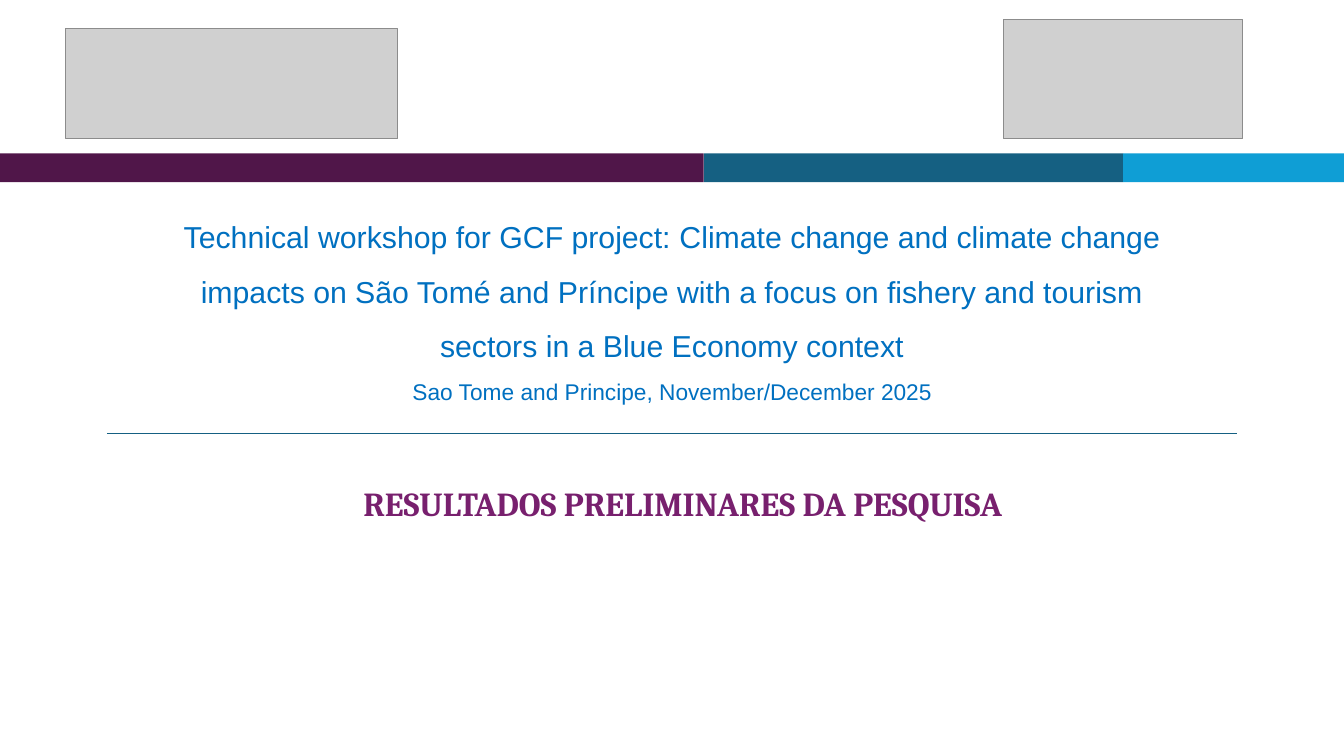
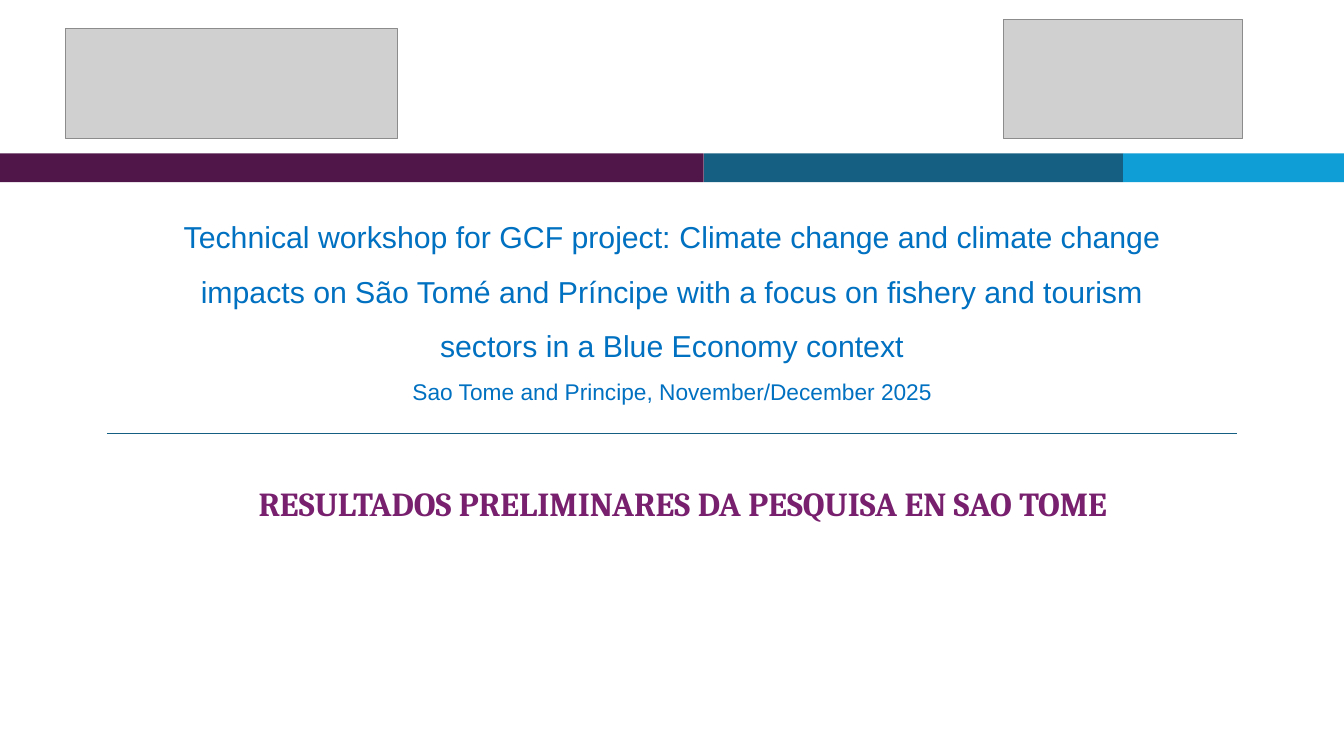
Before and after one commit to Risk-Team/trainings, a slide deck: slide 1 of STP/presentations/Survey/results_survey_ST.pptx. Drawn at 1344x756 pixels with LibreOffice and Linux fonts; fonts in the diff are those of the drawing; grey boxes stand for pictures. Boxes give left, top, right and bottom in pixels: in the first picture for what was removed or moved away, otherwise in the second. Text is boxed around its words. In the diff, an @@ line names an element or a change of style, - is before the commit and + after.

Commit message:
added ppt

```diff
--- a/STP/presentations/Survey/results_survey_ST.pptx
+++ b/STP/presentations/Survey/results_survey_ST.pptx
@@ subtitle at (x1=259, y1=493, x2=1107, y2=522): text changed @@
-RESULTADOS PRELIMINARES DA PESQUISA
+RESULTADOS PRELIMINARES DA PESQUISA EN SAO TOME
```
Also in this commit, not shown: 2 slides added, 5 other files.
